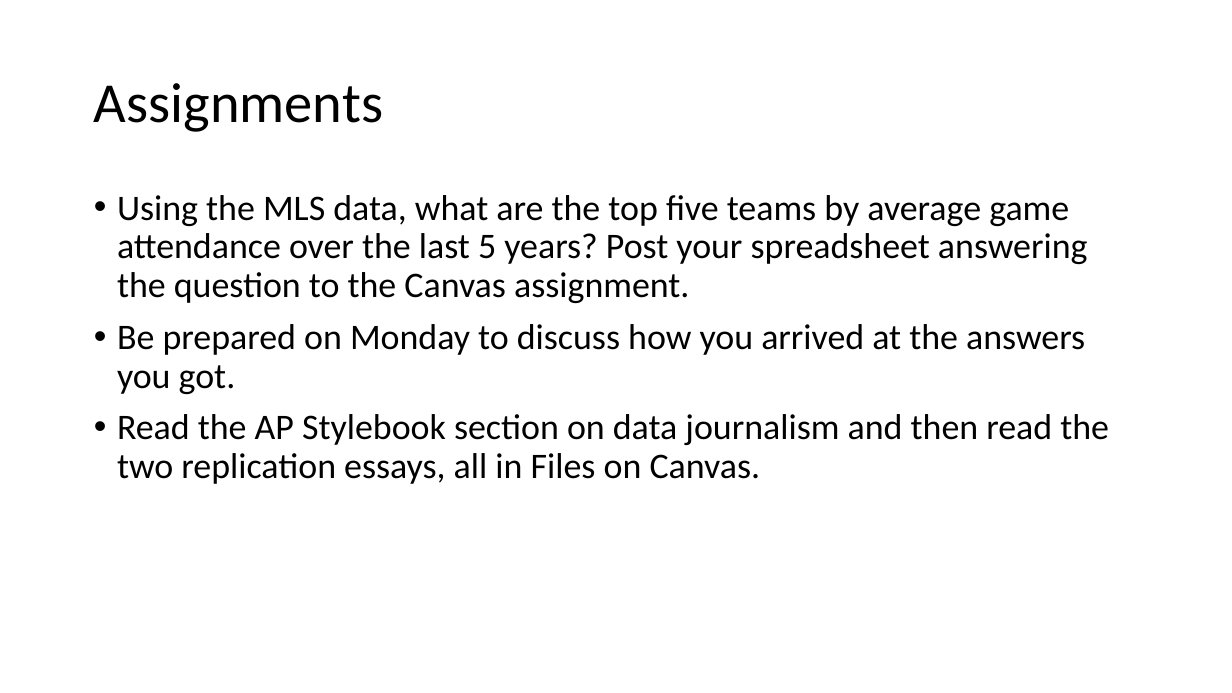
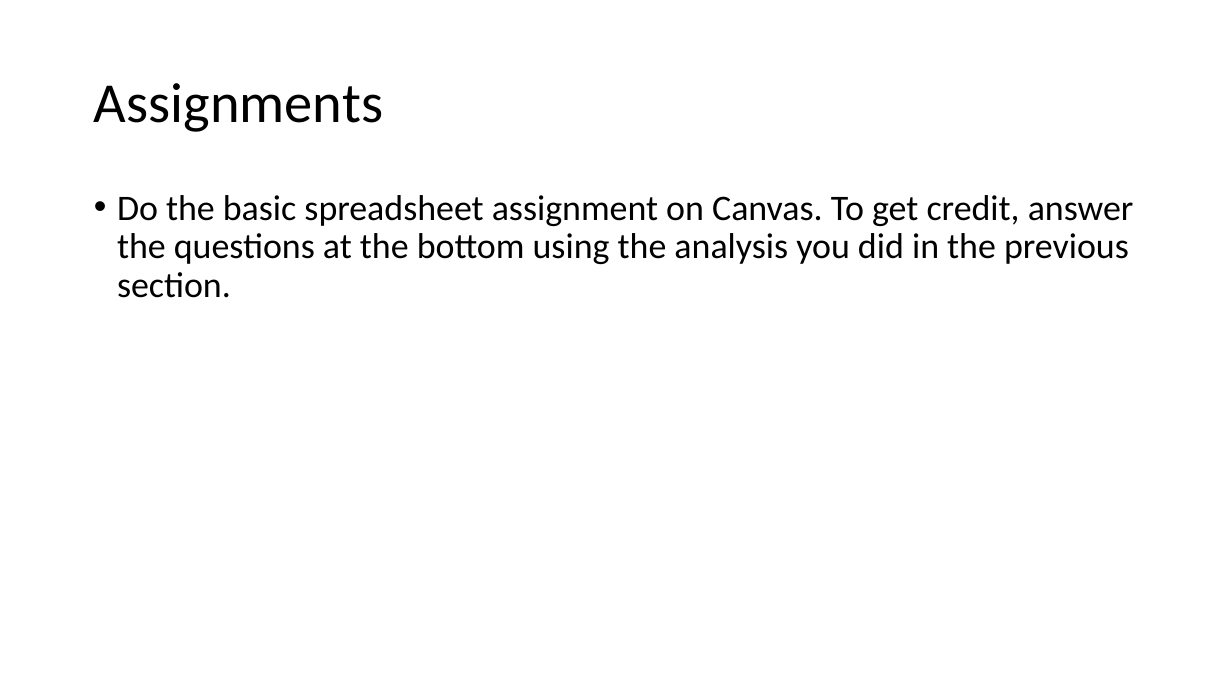
Before and after one commit to mattwaite/SPMC350-Sports-Data-Analysis-And-Visualization, a slide deck: slide 10 of Lectures/2_analysisbasics.pptx. Drawn at 1232x693 pixels with LibreOffice and Linux fonts; fonts in the diff are those of the drawing. Boxes give left, top, right and bottom in pixels: in the first picture for what was removed or moved away, otherwise in the second. Text is boxed around its words. In the diff, an @@ line names an element or a change of style, - is before the commit and + after.

```diff
--- a/Lectures/2_analysisbasics.pptx
+++ b/Lectures/2_analysisbasics.pptx
@@ text at (117, 195, 1134, 298): text changed @@
-• Using the MLS data, what are the top five teams by average game attendance over the last 5 years? Post your spreadsheet answering the question to the Canvas assignment.
-• Be prepared on Monday to discuss how you arrived at the answers you got.
-• Read the AP Stylebook section on data journalism and then read the two replication essays, all in Files on Canvas.
+• Do the basic spreadsheet assignment on Canvas. To get credit, answer the questions at the bottom using the analysis you did in the previous section.
```
Also in this commit, not shown: 43 other files.
